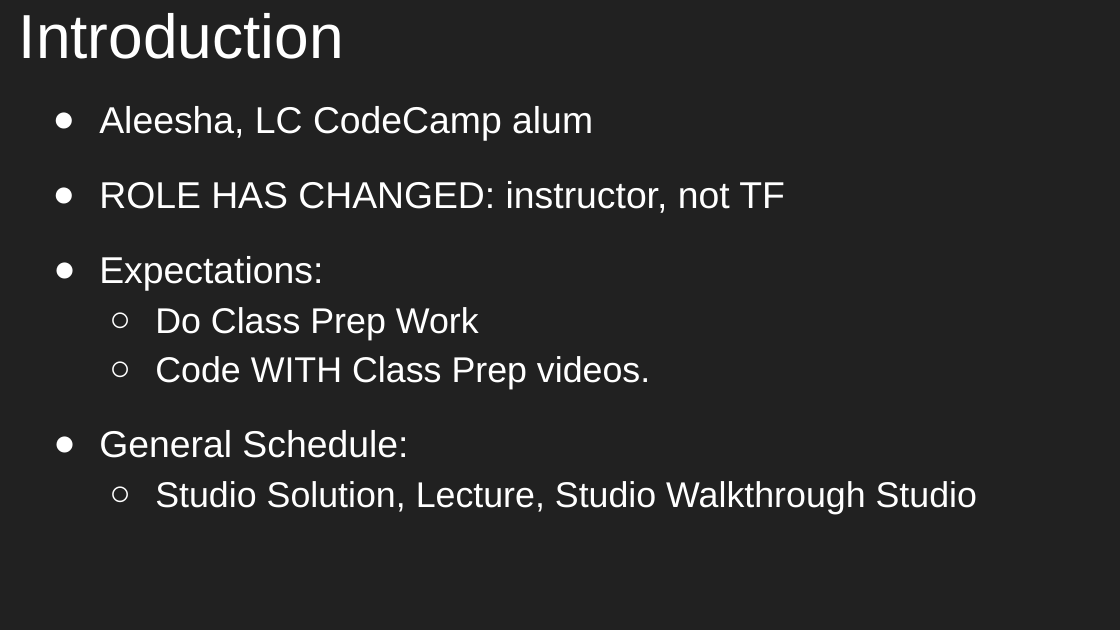
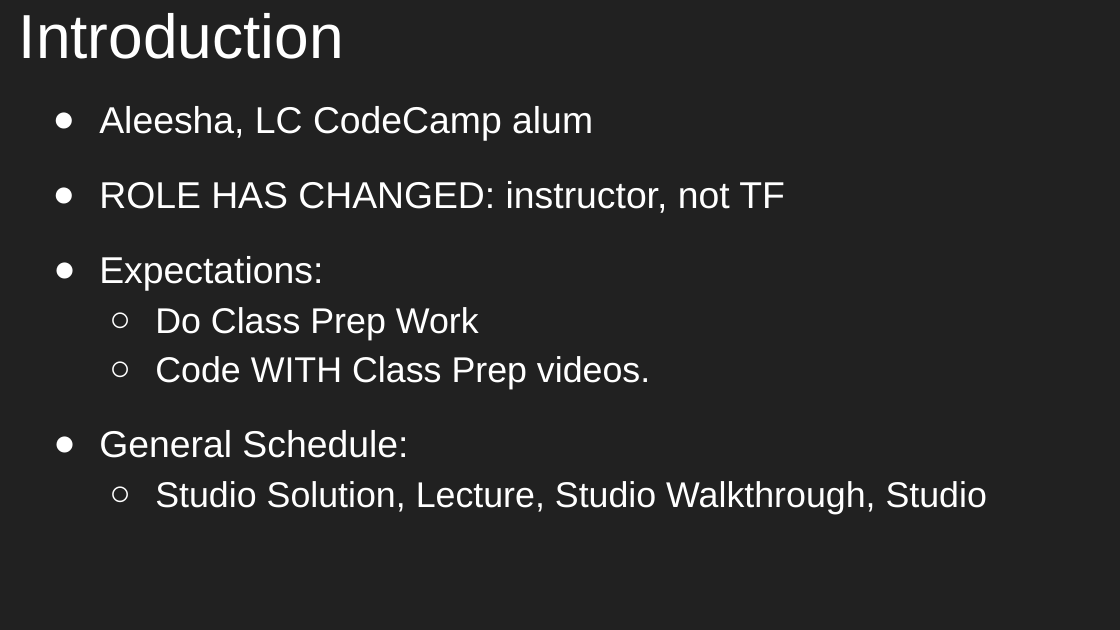
Before and after one commit to aleesham/lc101-unit2, a slide deck: slide 2 of slides/Unit 2 - LC 101 - Class 1.pptx. Drawn at 1120x630 pixels with LibreOffice and Linux fonts; fonts in the diff are those of the drawing. Boxes give left, top, right and bottom in pixels: in the first picture for what was removed or moved away, otherwise in the second. Text is boxed around its words. In the diff, an @@ line names an element or a change of style, - is before the commit and + after.

```diff
--- a/slides/Unit 2 - LC 101 - Class 1.pptx
+++ b/slides/Unit 2 - LC 101 - Class 1.pptx
@@ text at <box>155,481,987,514</box>: text changed @@
-  ○ Studio Solution, Lecture, Studio Walkthrough Studio
+  ○ Studio Solution, Lecture, Studio Walkthrough, Studio
```
Also in this commit, not shown: 1 other slide changed.
